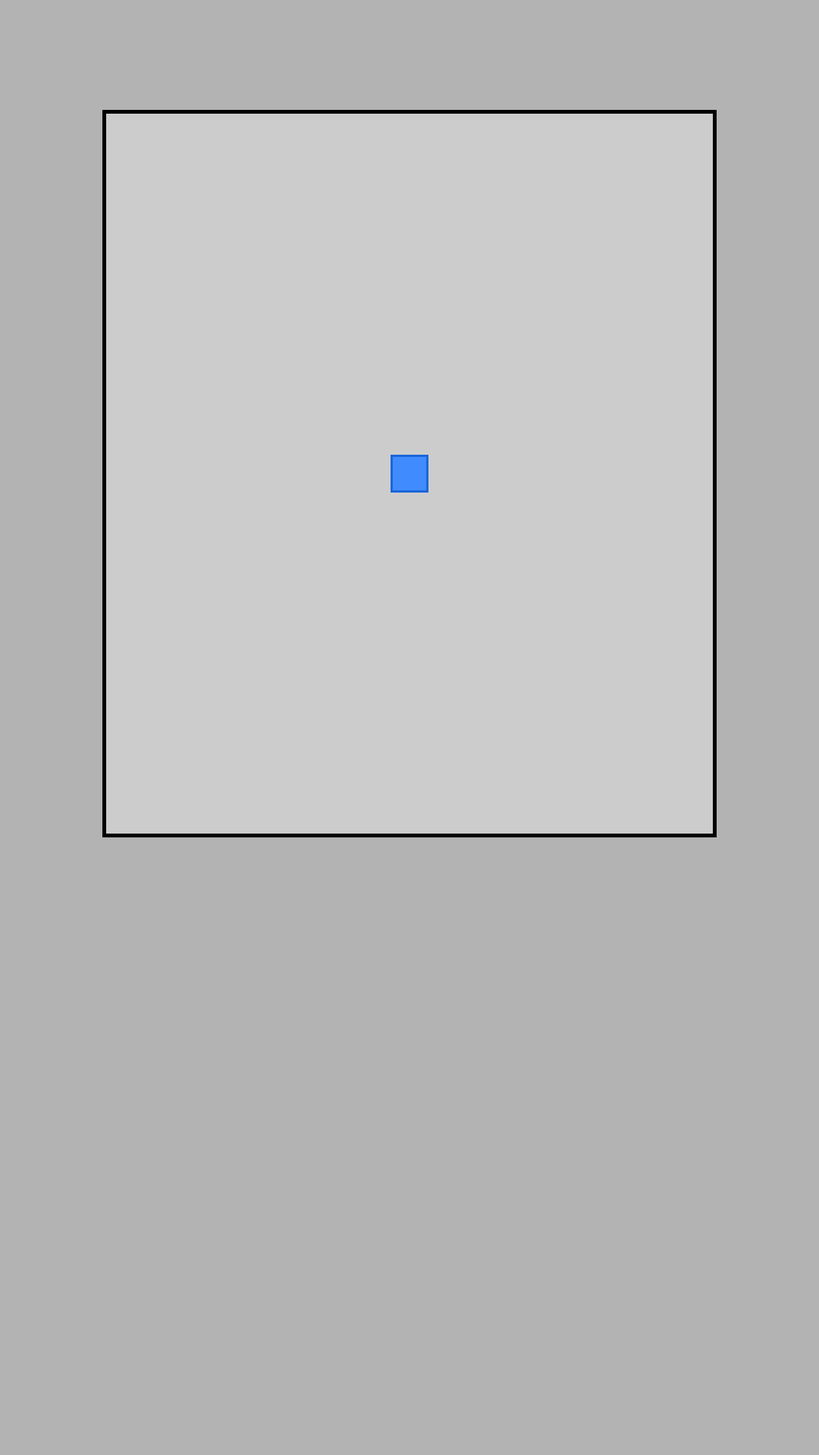
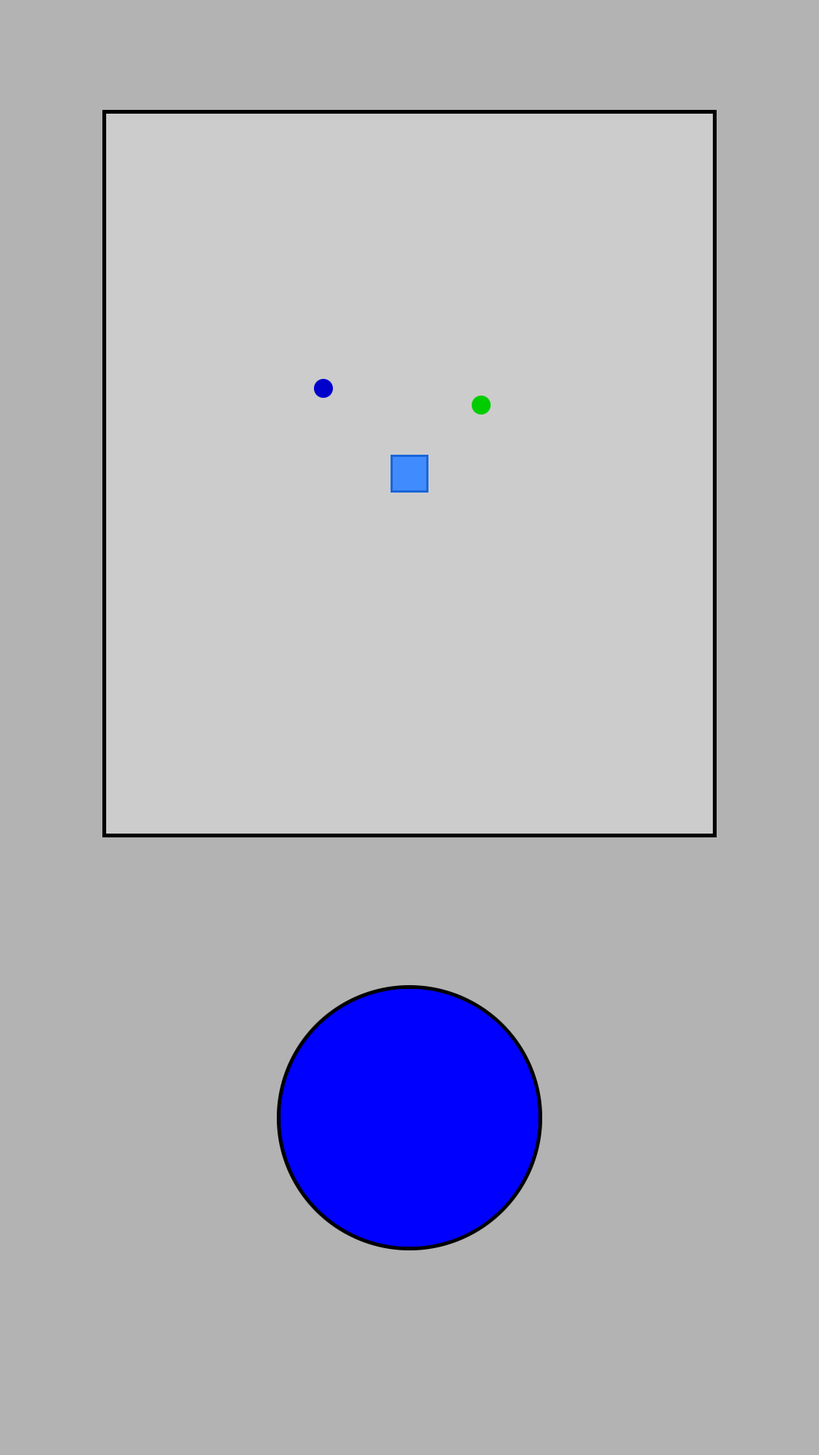
Layered file, before and after one edit (819x1455). Changes by layer:
added layer "Button" above "Player" over (276, 985, 542, 1251)
showed "Player" over (313, 378, 491, 415)
